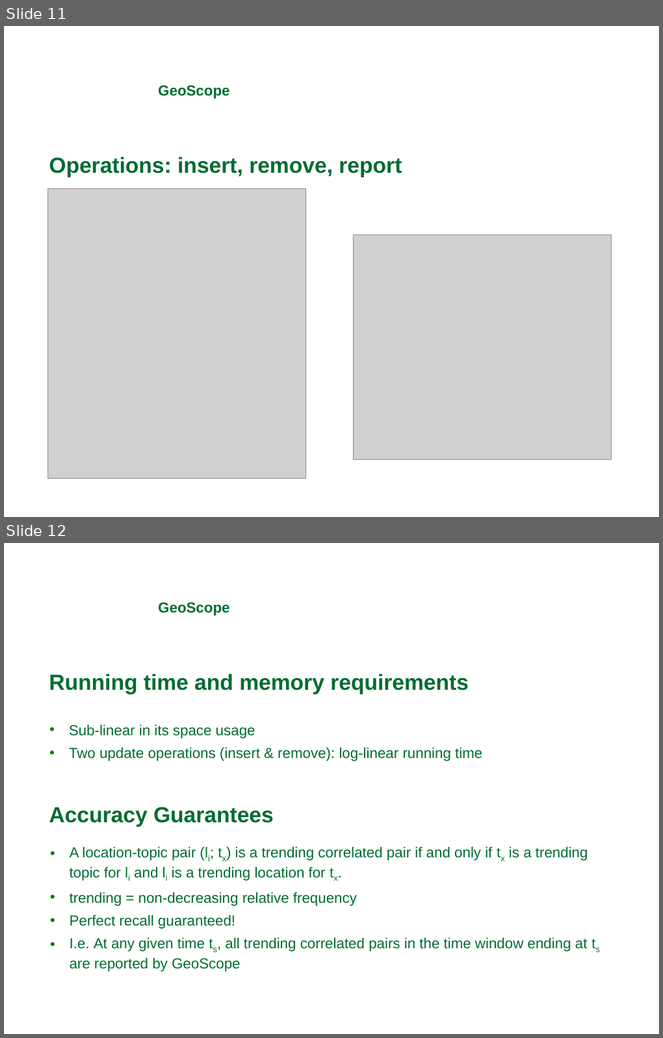
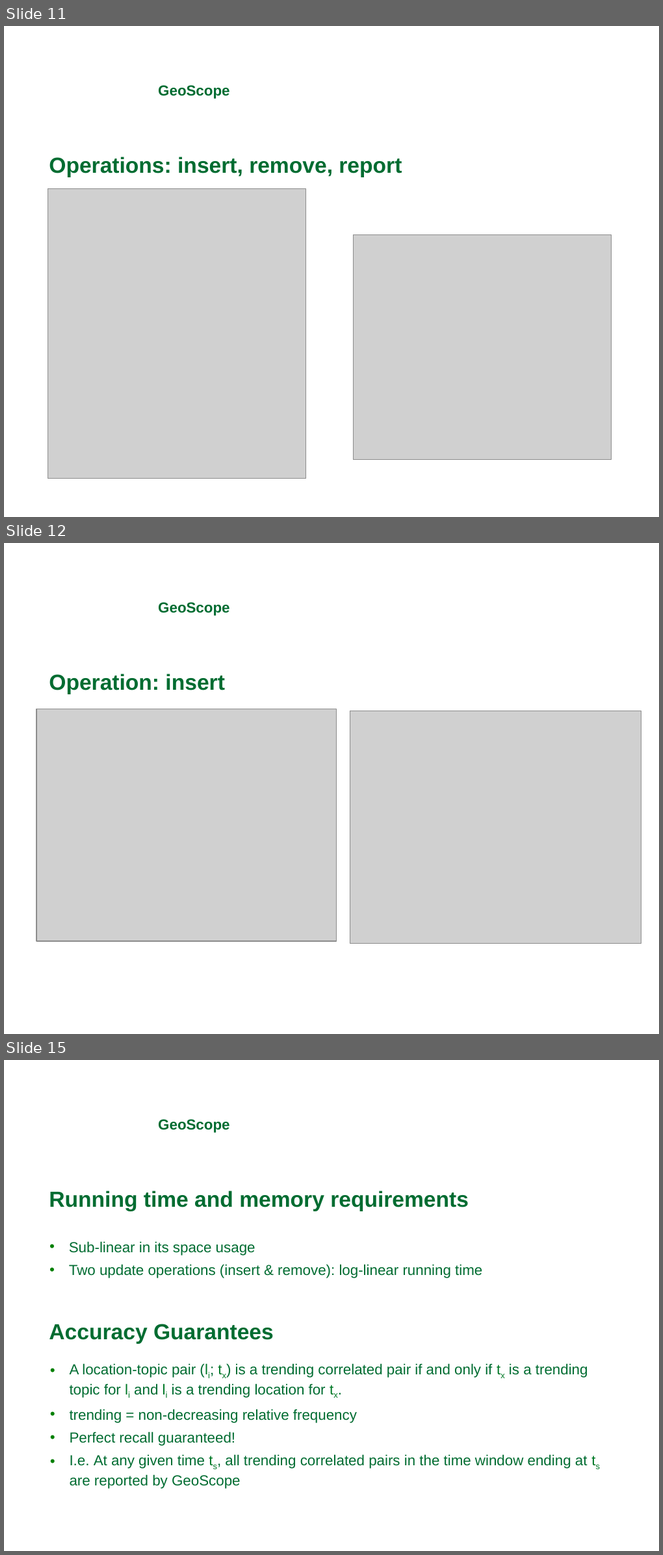
Before and after one commit to michaelprummer/datascience, a slide deck: GeoScope/DataScience1.ppt. Shown one above the other, each under a label of ours: slides 11 and 12 before the commit, slides 11, 12 and 15 after it; the slides between them are not shown. The pictures are 663x1038 and 663x1555 pixels, drawn with LibreOffice and Linux fonts; fonts in the diff are those of the drawing; grey boxes stand for pictures; background and template pictures are left out. Boxes give left, top, right and bottom in pixels: in the first picture for what was removed or moved away, otherwise in the second. Text is boxed around its words. In the diff, an @@ line names an element or a change of style, - is before the commit and + after.

```diff
--- a/GeoScope/DataScience1.ppt
+++ b/GeoScope/DataScience1.ppt
@@ slide 12 added at (4,543,659,1034), background picture (left out) @@
@@ text added at (158,602,230,616), 16 pt, text #006C31, bold @@
+GeoScope
@@ text added at (49,674,224,694), 24 pt, text #006C31, bold @@
+Operation: insert
@@ picture added at (36,709,337,941) @@
@@ picture added at (350,711,641,943) @@
@@ what was slide 12 is now slide 15 @@
```
Also in this commit, not shown: 3 slides changed, 2 other slides added.
